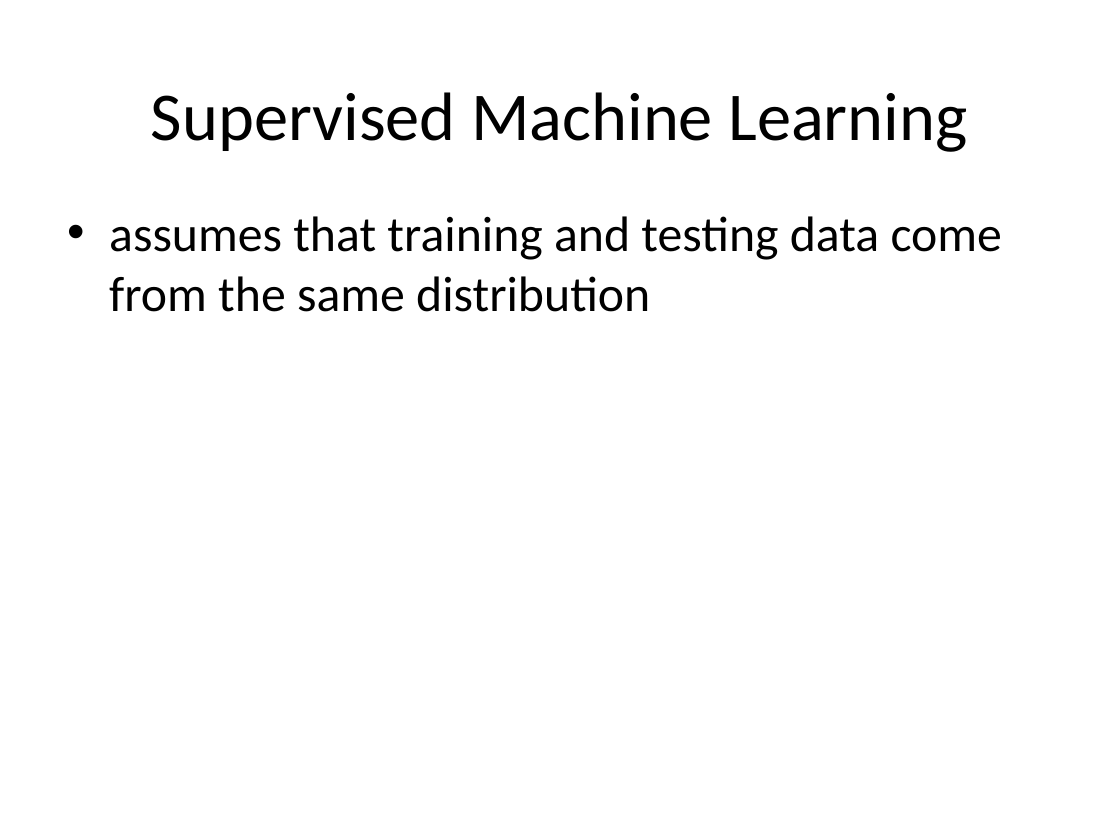
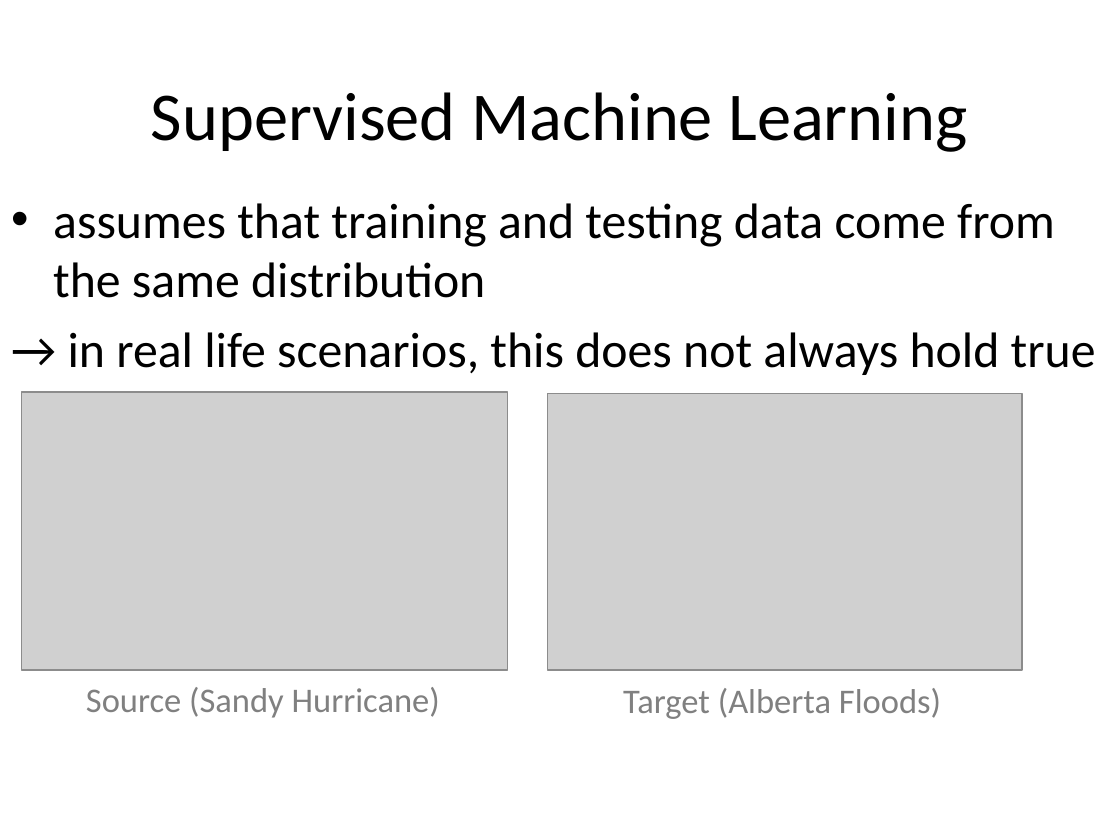
Before and after one commit to Oleksandra28/grad_forum, a slide deck: slide 22 of grad-presentation-sopova 2.pptx. Drawn at 1120x840 pixels with LibreOffice and Linux fonts; fonts in the diff are those of the drawing; grey boxes stand for pictures; background and template pictures are left out. Boxes give left, top, right and bottom in pixels: in the first picture for what was removed or moved away, otherwise in the second. Text is boxed around its words. In the diff, an @@ line names an element or a change of style, - is before the commit and + after.

Commit message:
almost supervised

```diff
--- a/grad-presentation-sopova 2.pptx
+++ b/grad-presentation-sopova 2.pptx
@@ text "assumes that training and testing ...": place and size @@
-text "assumes that training and testing ..." at <box>109,216,1002,312</box>
+text "assumes that training and testing ..." at <box>53,203,1096,375</box>
@@ text at <box>68,332,1096,375</box>: paragraph added @@
+→ in real life scenarios, this does not always hold true
@@ picture added at <box>21,392,507,670</box> @@
@@ picture added at <box>548,393,1021,670</box> @@
@@ text added at <box>86,687,440,718</box>, 22.2 pt, text #808080 @@
+Source (Sandy Hurricane)
@@ text added at <box>623,688,941,719</box>, 22.2 pt, text #808080 @@
+Target (Alberta Floods)
```
Also in this commit, not shown: 9 other slides changed, 6 other files.
